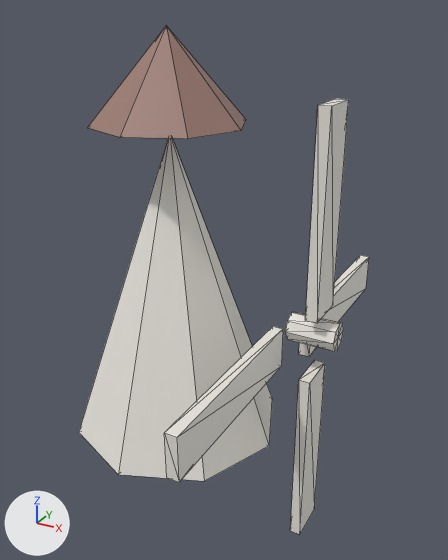
What one commit did to the glTF model public/studio/v2.15.0/d_windmill/model.glb.
The view is the same before and after, from a 50 mm lens placed at (3.49, -5.23, 6.24), pointed at (0.5, 0.21, 3.52). The lights are fixed; the arrows at lower left show +X, +Y and +Z. The first picture is the older version. Mesh edges are drawn as thin lines. Where no turn or scale is listed for an object, it has been applied to the vertices.

Script lines for the objects in view, before the commit:
```python
me_geometry_1 = bpy.data.meshes.new('geometry_1')
me_geometry_1.from_pydata(...)  # an 8-sided cone pointing to +z spanning x -0.8..0.8, y -0.8..0.8, z 5.18..6.08
me_geometry_1.materials.append(mat_defaultmaterial_001)
me_geometry_2 = bpy.data.meshes.new('geometry_2')
me_geometry_2.from_pydata(...)  # an 8-sided cylinder along x spanning x 1.395..1.895, y -0.15..0.15, z 3.13..3.43
me_geometry_2.materials.append(mat_defaultmaterial_002)
me_geometry_3 = bpy.data.meshes.new('geometry_3')
me_geometry_3.from_pydata(...)  # a box spanning x 1.62..1.74, y -0.22..0.22, z 3.5..5.5
me_geometry_3.materials.append(mat_defaultmaterial_003)
me_geometry_4 = bpy.data.meshes.new('geometry_4')
me_geometry_4.from_pydata(...)  # a box spanning x 1.42..1.54, y 0.19..2.19, z 2.86..3.3
me_geometry_4.materials.append(mat_defaultmaterial_004)
me_geometry_5 = bpy.data.meshes.new('geometry_5')
me_geometry_5.from_pydata(...)  # a box spanning x 1.59..1.71, y -0.22..0.22, z 0.82..2.82
me_geometry_5.materials.append(mat_defaultmaterial_005)
me_geometry_6 = bpy.data.meshes.new('geometry_6')
me_geometry_6.from_pydata(...)  # a box spanning x 1.19..1.31, y -2.0..0.0, z 2.78..3.22
me_geometry_6.materials.append(mat_defaultmaterial_006)
ob_part1 = bpy.data.objects.new('part1', me_geometry_1)
ob_part1.location = (0.0, 0.0, 0.0)
ob_part2 = bpy.data.objects.new('part2', me_geometry_2)
ob_part2.location = (0.0, 0.0, 0.0)
ob_part3 = bpy.data.objects.new('part3', me_geometry_3)
ob_part3.location = (0.0, 0.0, 0.0)
ob_part4 = bpy.data.objects.new('part4', me_geometry_4)
ob_part4.location = (0.0, 0.0, 0.0)
ob_part5 = bpy.data.objects.new('part5', me_geometry_5)
ob_part5.location = (0.0, 0.0, 0.0)
ob_part6 = bpy.data.objects.new('part6', me_geometry_6)
ob_part6.location = (0.0, 0.0, 0.0)
# also in view: 'part0' at (0.0, 0.0, 3.4)
```
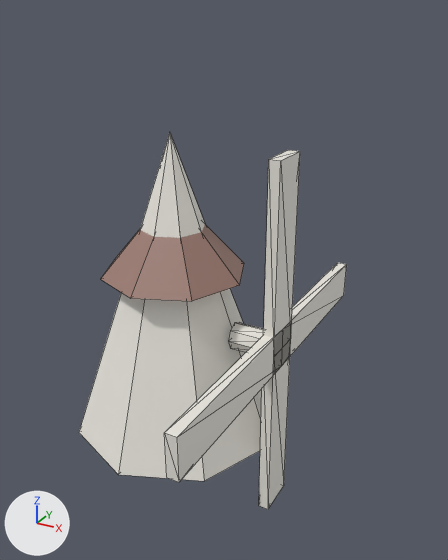
The change, as a list of edits to the scene's bpy script:
```text
Change me_geometry_1:
    used by ob_part1; location = (0.0, 0.0, 0.0)
    remove me_geometry_1.from_pydata(...)  # 10 vertices, 16 faces; spans x -0.8..0.8, y -0.8..0.8, z 5.18..6.08
    add me_geometry_1.from_pydata(...)  # 10 vertices, 16 faces; spans x -0.8..0.8, y -0.8..0.8, z 3.6..4.5
    me_geometry_1 part 1: the whole mesh is moved by (0.0, 0.0, -1.58)
Change me_geometry_2:
    used by ob_part2; location = (0.0, 0.0, 0.0)
    remove me_geometry_2.from_pydata(...)  # 18 vertices, 32 faces; spans x 1.395..1.895, y -0.15..0.15, z 3.13..3.43
    add me_geometry_2.from_pydata(...)  # 18 vertices, 32 faces; spans x 0.75..1.25, y -0.15..0.15, z 2.85..3.15
    me_geometry_2 part 2: the whole mesh is moved by (-0.645, 0.0, -0.28)
Change me_geometry_3:
    used by ob_part3; location = (0.0, 0.0, 0.0)
    remove me_geometry_3.from_pydata(...)  # 8 vertices, 12 faces; spans x 1.62..1.74, y -0.22..0.22, z 3.5..5.5
    add me_geometry_3.from_pydata(...)  # 8 vertices, 12 faces; spans x 1.19..1.31, y -0.22..0.22, z 3.0..5.0
    me_geometry_3 part 3: the whole mesh is moved by (-0.43, 0.0, -0.5)
Change me_geometry_4:
    used by ob_part4; location = (0.0, 0.0, 0.0)
    remove me_geometry_4.from_pydata(...)  # 8 vertices, 12 faces; spans x 1.42..1.54, y 0.19..2.19, z 2.86..3.3
    add me_geometry_4.from_pydata(...)  # 8 vertices, 12 faces; spans x 1.19..1.31, y 0.0..2.0, z 2.78..3.22
    me_geometry_4 part 4: the whole mesh is moved by (-0.23, -0.19, -0.08)
Change me_geometry_5:
    used by ob_part5; location = (0.0, 0.0, 0.0)
    remove me_geometry_5.from_pydata(...)  # 8 vertices, 12 faces; spans x 1.59..1.71, y -0.22..0.22, z 0.82..2.82
    add me_geometry_5.from_pydata(...)  # 8 vertices, 12 faces; spans x 1.19..1.31, y -0.22..0.22, z 1.0..3.0
    me_geometry_5 part 5: the whole mesh is moved by (-0.4, 0.0, 0.18)
```

Where the change shows, as pixel boxes (x1, y1, x2, y2) in the pictures (448 x 560 px):
'part1', moved: before (87, 26, 246, 139); after (101, 224, 244, 301)
'part3', moved: before (305, 99, 349, 323); after (264, 150, 300, 356)
'part5', moved: before (290, 360, 325, 534); after (259, 339, 291, 509)
'part4', moved: before (299, 255, 369, 357); after (282, 263, 347, 362)
'part2', moved: before (285, 312, 343, 351); after (228, 322, 264, 352)
